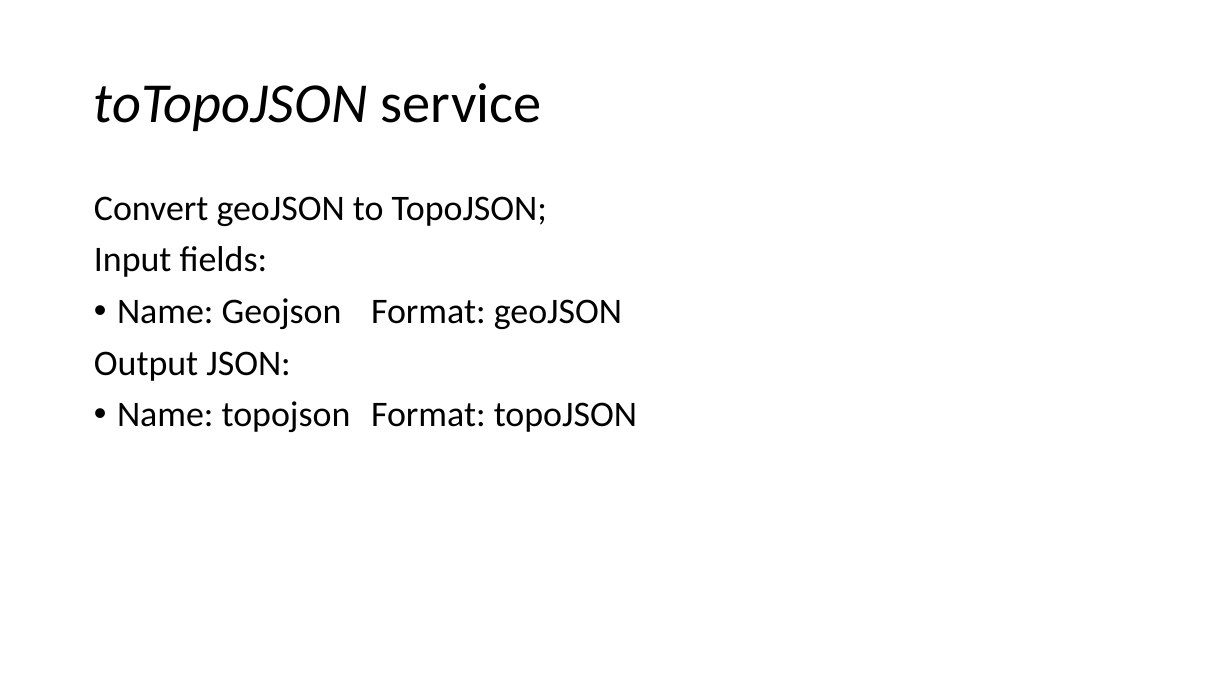
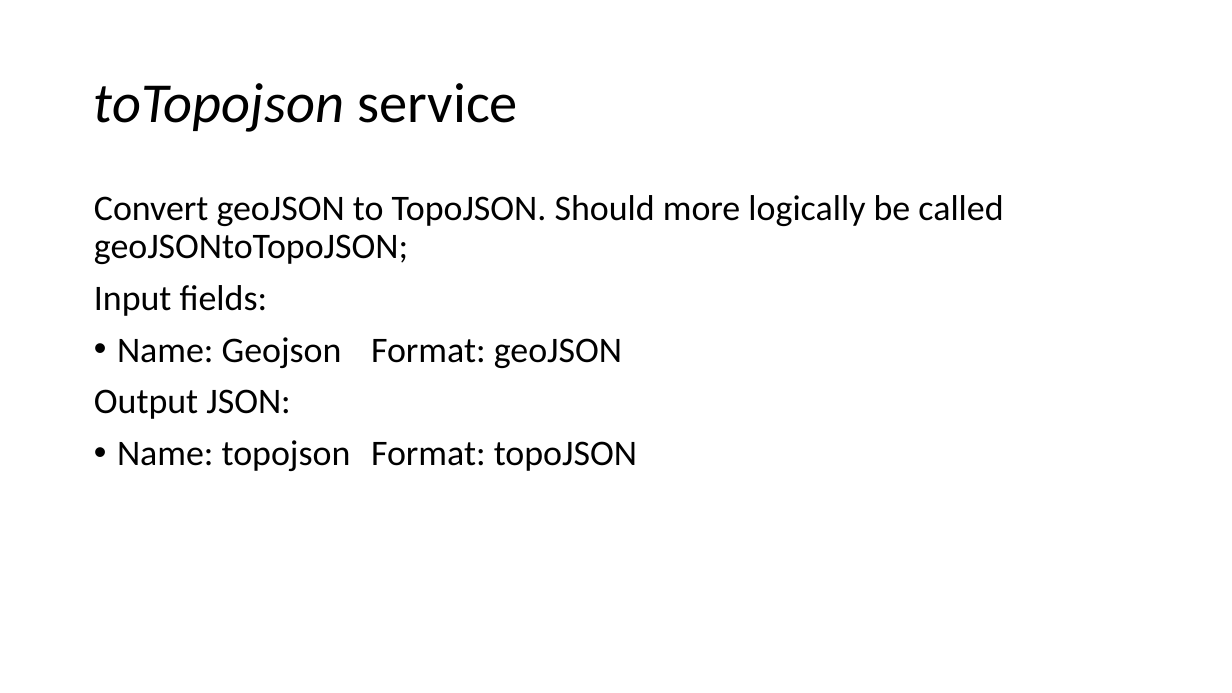
Before and after one commit to smallAreaHealthStatisticsUnit/rapidInquiryFacility, a slide deck: slide 27 of rifNodeServices/NodeGeoSpatialServices.pptx. Drawn at 1232x693 pixels with LibreOffice and Linux fonts; fonts in the diff are those of the drawing. Boxes give left, top, right and bottom in pixels: in the first picture for what was removed or moved away, otherwise in the second. Text is boxed around its words. In the diff, an @@ line names an element or a change of style, - is before the commit and + after.

```diff
--- a/rifNodeServices/NodeGeoSpatialServices.pptx
+++ b/rifNodeServices/NodeGeoSpatialServices.pptx
@@ title at (94, 83, 518, 132): text changed @@
-toTopoJSON service
+toTopojson service
@@ text at (94, 195, 1003, 264): text changed @@
-Convert geoJSON to TopoJSON;
+Convert geoJSON to TopoJSON. Should more logically be called geoJSONtoTopoJSON;
```
Also in this commit, not shown: 5 other slides changed, 3 other files.
